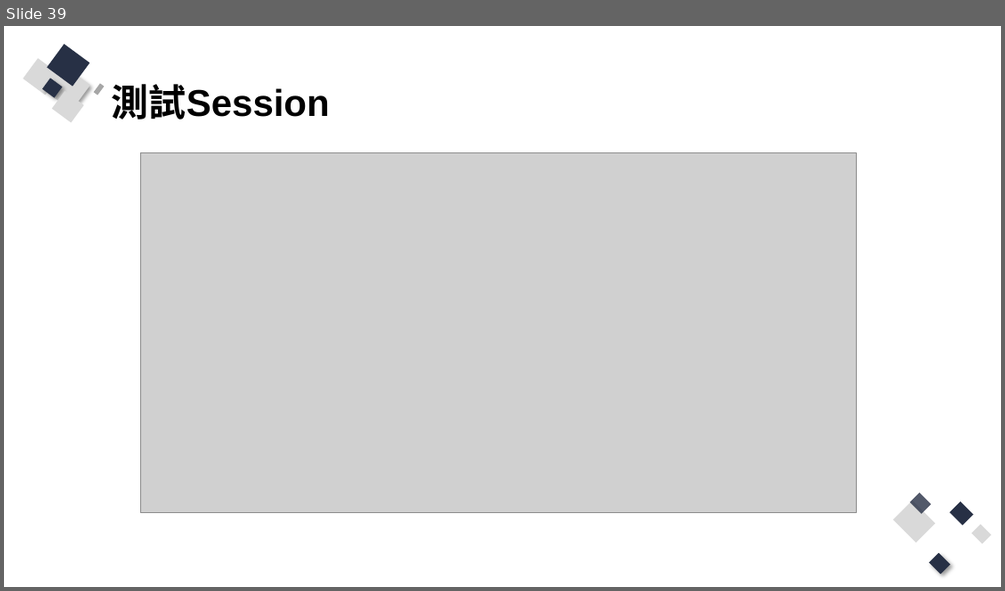
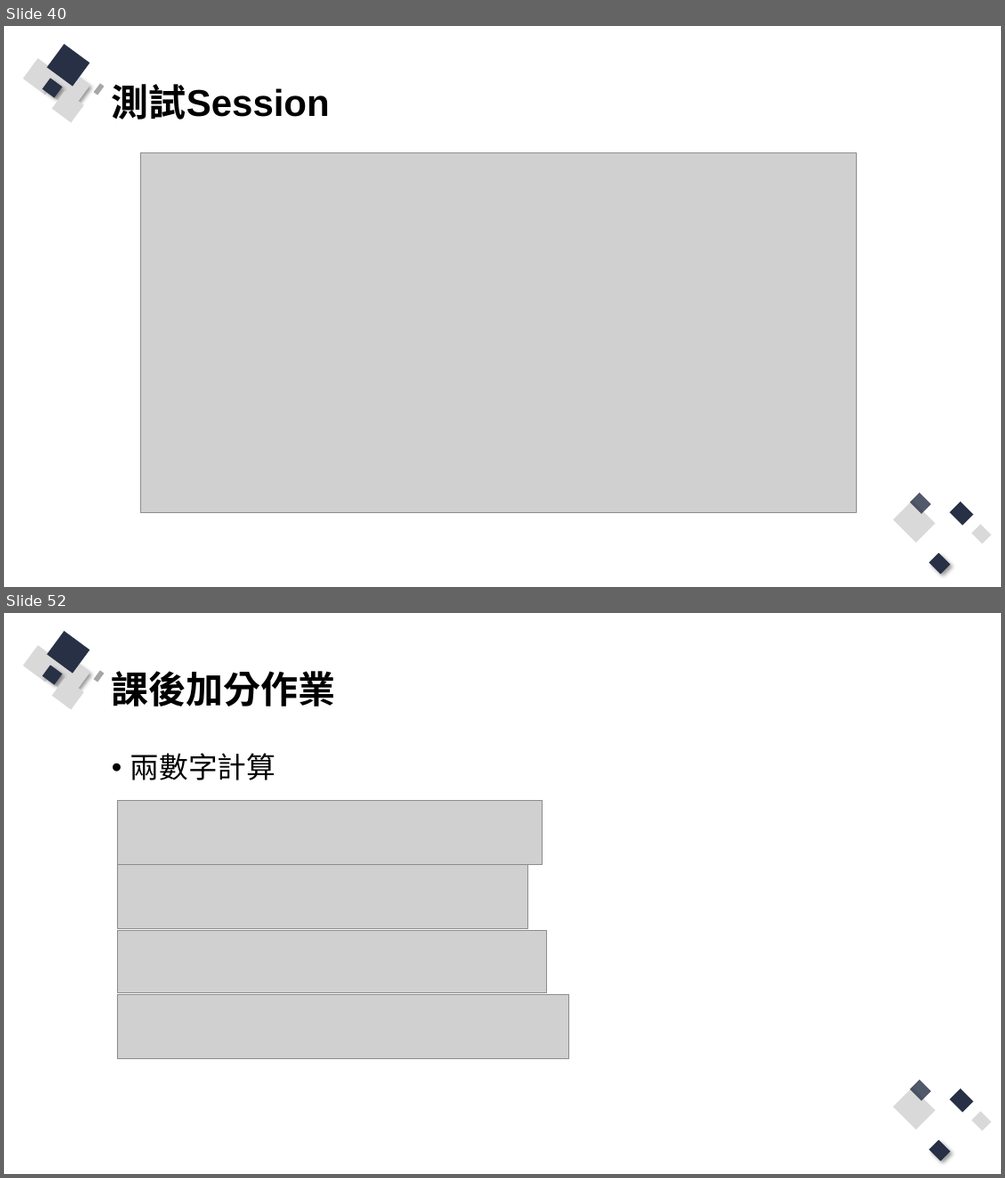
Before and after one commit to Q81JIAXIONG/-, a slide deck: 投影片/2.asp.net webform 框架.pptx. Shown one above the other, each under a label of ours: slide 39 before the commit, slides 40 and 52 after it; the slides between them are not shown. The pictures are 1005x591 and 1005x1178 pixels, drawn with LibreOffice and Linux fonts; fonts in the diff are those of the drawing; grey boxes stand for pictures. Boxes give left, top, right and bottom in pixels: in the first picture for what was removed or moved away, otherwise in the second. Text is boxed around its words. In the diff, an @@ line names an element or a change of style, - is before the commit and + after.

```diff
--- a/投影片/2.asp.net webform 框架.pptx
+++ b/投影片/2.asp.net webform 框架.pptx
@@ slide 52 added at (4, 613, 1001, 1174), background #FFFFFF; not listed: 13 template elements that a slide beside it also shows @@
@@ title added at (112, 671, 336, 706), 36 pt, text #000000, bold @@
+課後加分作業
@@ text added at (130, 753, 275, 780), 28 pt, text #000000 @@
+• 兩數字計算
@@ picture added at (117, 801, 542, 864) @@
@@ picture added at (117, 864, 528, 929) @@
@@ picture added at (117, 930, 547, 993) @@
@@ picture added at (117, 995, 569, 1059) @@
@@ what was slide 39 is now slide 40 @@
```
Also in this commit, not shown: 7 slides changed, 9 other slides added, 3 slides removed, 15 other files.
